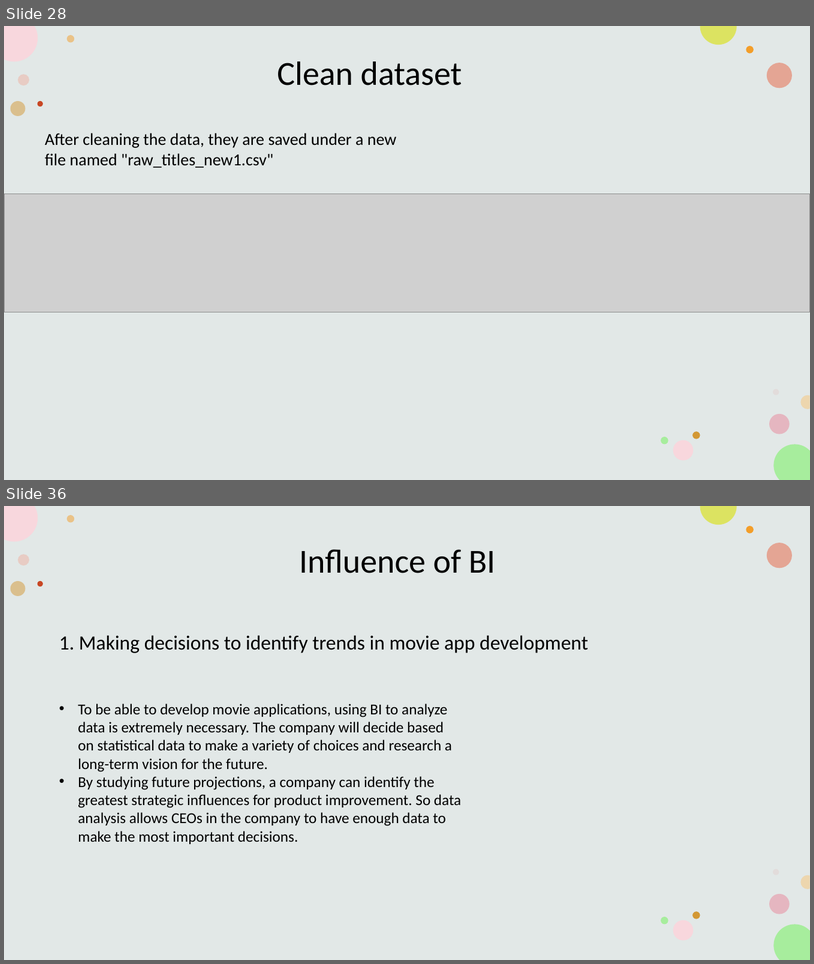
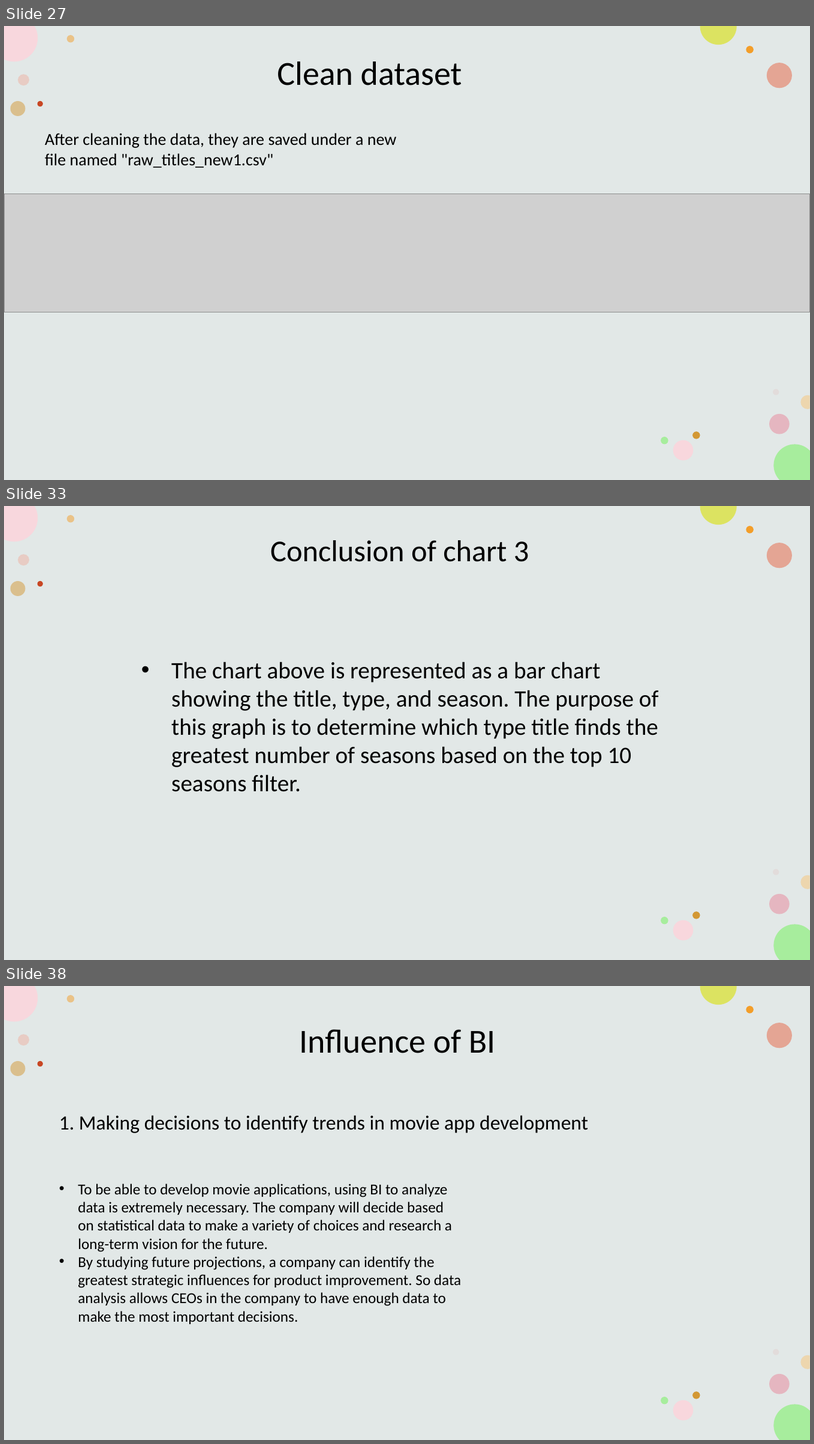
Before and after one commit to HarryyHung/Business-Inteligence, a slide deck: Powerpoint asm2.pptx. Shown one above the other, each under a label of ours: slides 28 and 36 before the commit, slides 27, 33 and 38 after it; the slides between them are not shown. The pictures are 814x964 and 814x1444 pixels, drawn with LibreOffice and Linux fonts; fonts in the diff are those of the drawing; grey boxes stand for pictures. Boxes give left, top, right and bottom in pixels: in the first picture for what was removed or moved away, otherwise in the second. Text is boxed around its words. In the diff, an @@ line names an element or a change of style, - is before the commit and + after.

```diff
--- a/Powerpoint asm2.pptx
+++ b/Powerpoint asm2.pptx
@@ slide 33 added at (4, 506, 810, 960), background #FFFFFF; not listed: 16 template elements that a slide beside it also shows @@
@@ text added at (270, 540, 530, 562), 36 pt, text #000000 @@
+Conclusion of chart 3
@@ text added at (171, 661, 659, 792), 28 pt, text #000000 @@
+• The chart above is represented as a bar chart showing the title, type, and season. The purpose of this graph is to determine which type title finds the greatest number of seasons based on the top 10 seasons filter.
@@ what was slide 28 is now slide 27 @@
@@ what was slide 36 is now slide 38 @@
```
Also in this commit, not shown: 5 slides changed, 4 other slides added, 3 slides removed, 3 other files.
